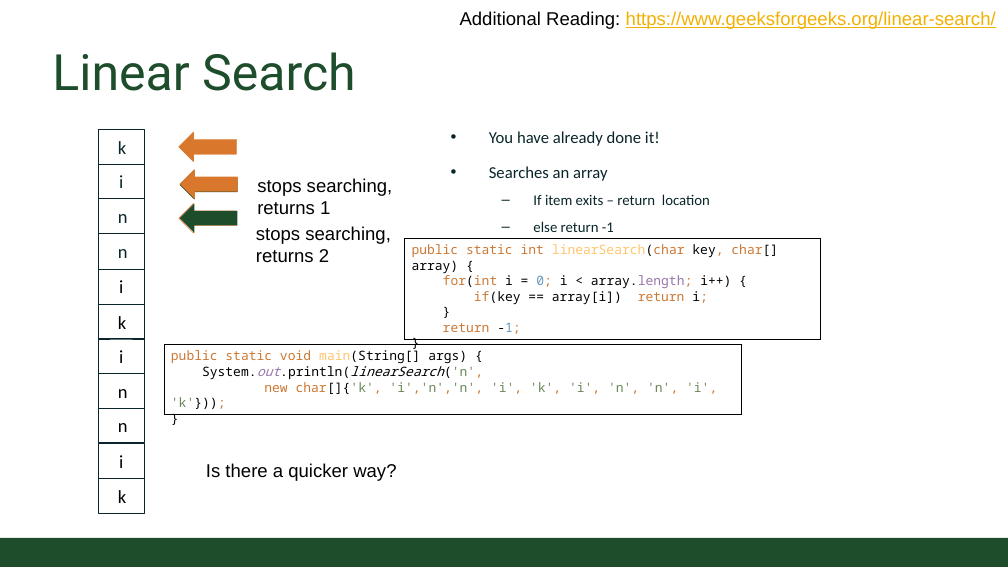
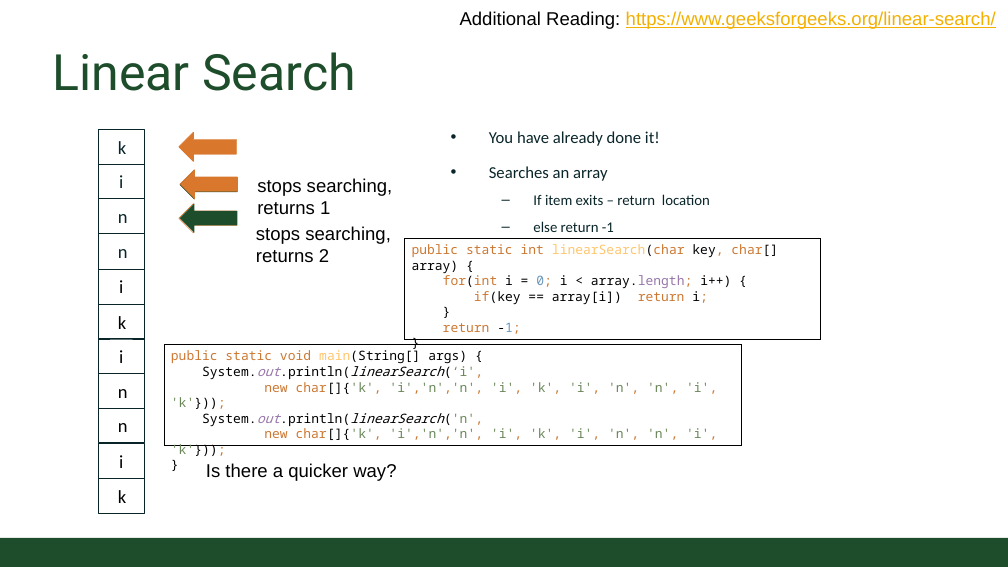
Before and after one commit to CSU-CompSci-CS163-4/Handouts, a slide deck: slide 3 of slides/On-Campus/14_02_SearchingAndSorting.pptx (slide 2 before the commit). Drawn at 1008x567 pixels with LibreOffice and Linux fonts; fonts in the diff are those of the drawing; background and template pictures are left out. Boxes give left, top, right and bottom in pixels: in the first picture for what was removed or moved away, otherwise in the second. Text is boxed around its words. In the diff, an @@ line names an element or a change of style, - is before the commit and + after.

Commit message:
updated Searching and sorting
Added announcements and practice

```diff
--- a/slides/On-Campus/14_02_SearchingAndSorting.pptx
+++ b/slides/On-Campus/14_02_SearchingAndSorting.pptx
@@ rectangle "public static void main(String[] args) ...": place and size @@
-rectangle "public static void main(String[] args) ..." at [164,345,741,414]
+rectangle "public static void main(String[] args) ..." at [164,345,741,446]
@@ text in rectangle at [171,348,717,456]: text changed @@
-public static void main(String[] args) {
-System.out.println(linearSearch('n',
-new char[]{'k', 'i','n','n', 'i', 'k', 'i', 'n', 'n', 'i', 'k'}));
-}
+public static void main(String[] args) {
+System.out.println(linearSearch(‘i',
+new char[]{'k', 'i','n','n', 'i', 'k', 'i', 'n', 'n', 'i', 'k'}));
+System.out.println(linearSearch('n',
+new char[]{'k', 'i','n','n', 'i', 'k', 'i', 'n', 'n', 'i', 'k'}));
+}
```
Also in this commit, not shown: 4 slides added.
